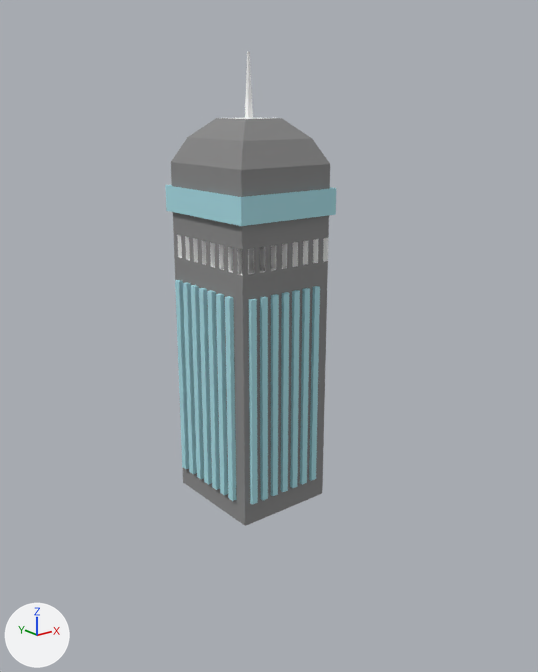
What one commit did to the Blender file house11/skyscraper1.blend.
Camera for both pictures: a camera (50 mm lens) standing at (-17.3, -21.6, 15.2) and looking at (-1.0, -1.2, 7.0). Every picture has the same lights, and +X, +Y and +Z are marked at lower left.
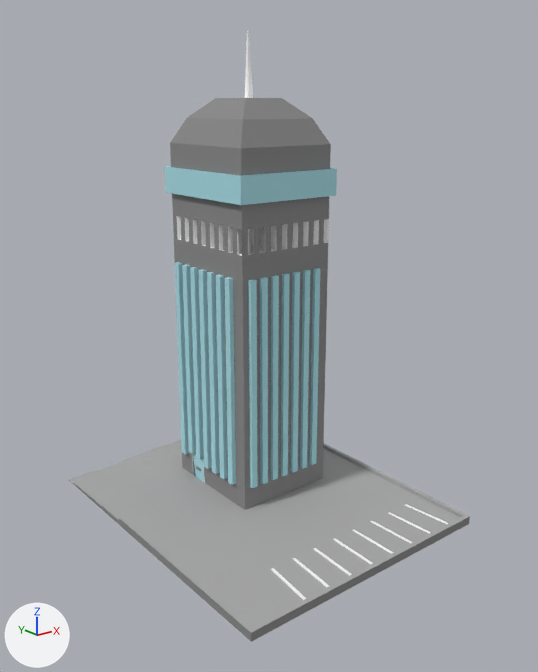
The change, as a list of edits to the scene's bpy script:
```text
Add mat_material_009:
    mat_material_009 = diffuse_material('Material.009')
    mat_material_009.base_color = (0.42, 0.42, 0.42)  # grey #adadad
Change me_cube_001:
    used by ob_cube_001; location = (0.0, 1.26, 6.83); scale = (2.04, 2.25, 7.4)
    remove me_cube_001.from_pydata(...)  # 2874 vertices, 2872 faces; spans x -1.09..1.08, y -1.08..1.08, z -1.0..1.37
    add me_cube_001.from_pydata(...)  # 5541 vertices, 5267 faces; spans x -3.07..2.02, y -3.63..2.02, z -1.02..1.37
    me_cube_001 part 1: 8 vertices moved from x -1.09..-1.0, y 0.25..0.62, z -0.88 to x -1.09..-1.0, y 0.25..0.62, z -0.84; 2 vertices removed from x -1.0, y 0.38..0.5, z -1.0; 2212 vertices added at x -3.07..2.02, y -3.63..2.02, z -1.02..-0.84
    add me_cube_001.materials.append(mat_material_009)  # grey #adadad
Change ob_cube_001:
    ob_cube_001.location: (0.0, 1.26, 6.83) -> (0.0, 1.26, 7.54)
```

Where the change shows, as pixel boxes [x1, y1, x2, y2] in the pictures (538 x 672 px):
'Cube.001', reshaped, moved (134% wider, 29% taller): before [165, 52, 336, 526]; after [69, 30, 470, 642]
part 1 of me_cube_001, built on: before [189, 453, 209, 500]; after [69, 437, 470, 642]
